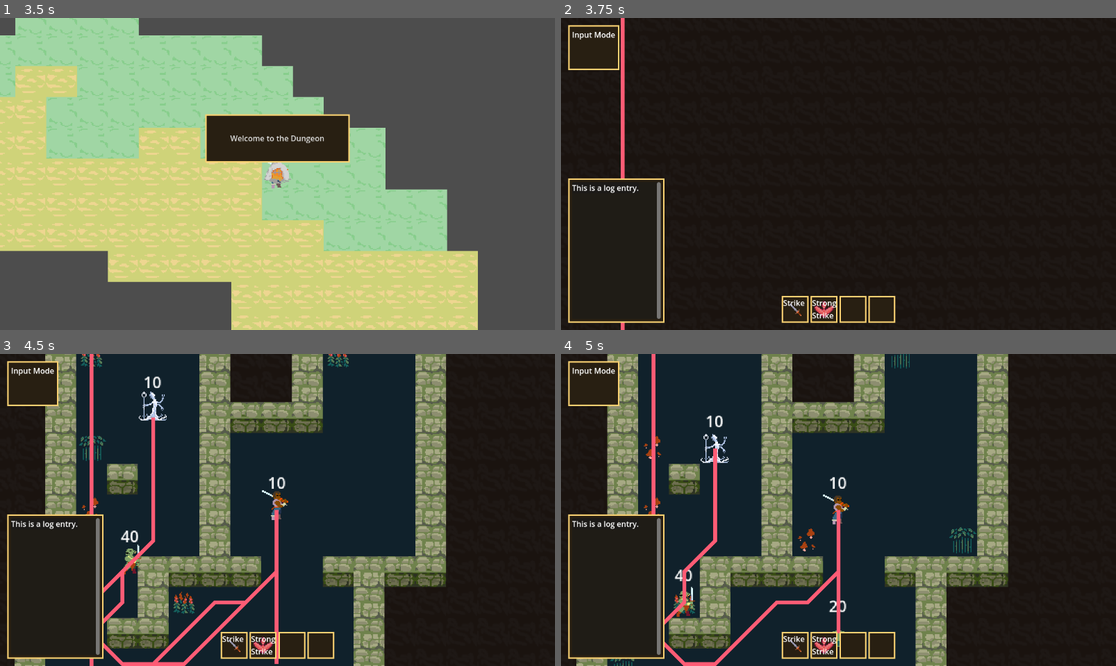
Above: before the commit, frames 1-4 (two rows, left to right).
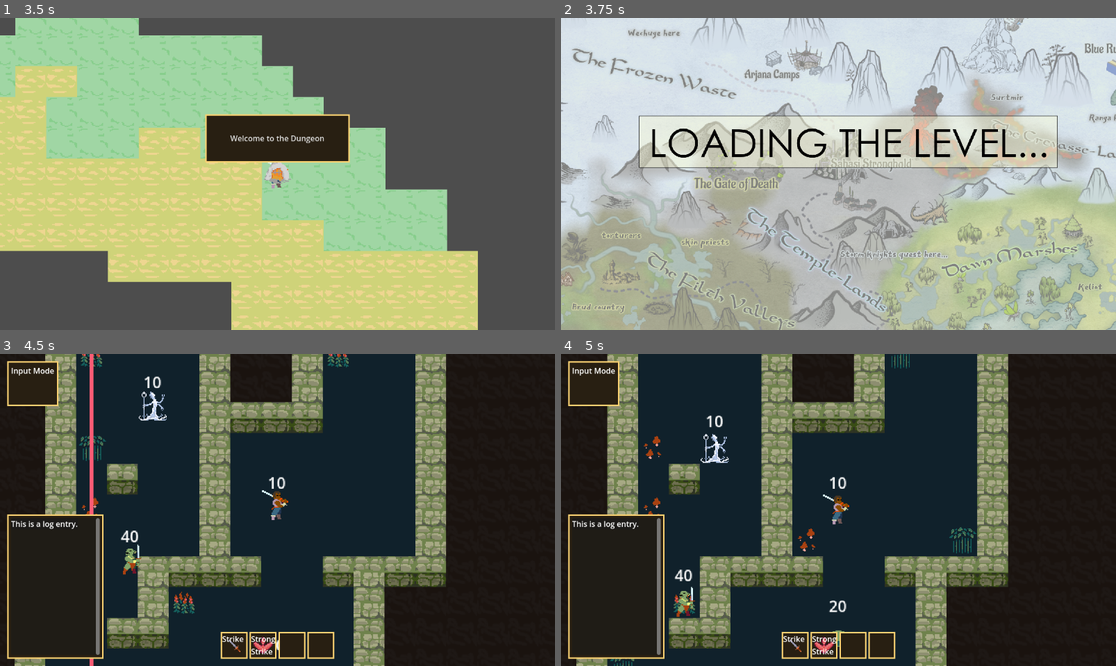
Above: after the commit, the same moments.

Repository: OttoElomaa/godot-4-roguelike-knights
Game: Godot game, scene res://Scenes/game_main.tscn
Two runs of this game, one before a commit and one after it. Both use one fixed random seed, a clock stepped at 60 frames per second and the inputs below.
Inputs:
- Up to frame 1 (3.5 s): tap Enter at 0.5, 2 s; hold Right (ui_right) 0.53-1.28 s; tap 1 (1) at 0.6 s; tap 2 (2) at 0.8, 1.35 s; tap Space at 1.25, 2.75 s; hold Down (ui_down) 1.28-2.03 s; tap L (L) at 1.55, 2.1 s; hold Right (ui_right) 2.03-2.78 s; tap O (O) at 2.3, 2.85 s; hold Up (ui_up) from 2.78 s (still down); tap P (P) at 3.05 s
- Up to frame 2 (3.75 s): release Up (ui_up) at 3.5 s; click "Welcome to the Dungeon" at 3.5 s
- Up to frame 3 (4.5 s): tap Enter at 4.25 s; hold Left (ui_left) from 4.28 s (still down); tap P (P) at 4.35 s
- Up to frame 4 (5 s): keep holding Left (ui_left); tap U (u) at 4.55 s

Frame 1 is identical in both runs. In frame 2, 100% of the frame differs, in the area x 0-100%, y 0-100%; in frame 3, 1.7%; in frame 4, 1.7%.
Error in both runs: Invalid access to property or key 'isEnemy' on a base object of type 'Nil'. (res://Scripts/Skills/SkillTargeting.gd:54)

Commit message:
Added armor for damage reduction. Added loading screen with input turned off. Enemies far from player don't move

Diff:
--- a/Scenes/Autoloads/states.gd
+++ b/Scenes/Autoloads/states.gd
@@ -2,11 +2,19 @@
 
 
 enum InputStates {
-	EXPLORE, LOOK,
+	NONE, EXPLORE, LOOK,
 }
 
 var GameState: InputStates = InputStates.EXPLORE
 
+
+
+func inputModeOff():
+	GameState = InputStates.NONE
+
+
+func inputModeExplore():
+	GameState = InputStates.EXPLORE
 
 
 func handleLook() -> bool:
--- a/Scenes/Creatures/Creature.tscn
+++ b/Scenes/Creatures/Creature.tscn
@@ -53,6 +53,7 @@
 
 [node name="Stats" type="Node" parent="."]
 script = ExtResource("6_x3hfw")
+armor = 10
 block = 20
 
 [node name="Skills" type="Node" parent="."]
--- a/Scenes/UI/ui.tscn
+++ b/Scenes/UI/ui.tscn
@@ -1,9 +1,10 @@
-[gd_scene load_steps=5 format=3 uid="uid://cwakr1joaem2j"]
+[gd_scene load_steps=6 format=3 uid="uid://cwakr1joaem2j"]
 
 [ext_resource type="Script" path="res://Scripts/WorldScripts/dungeon_ui.gd" id="1_wy0uv"]
 [ext_resource type="StyleBox" uid="uid://jqa8dgagawo1" path="res://Resources/SkillBarBoxStyle.tres" id="2_0cgky"]
 [ext_resource type="PackedScene" uid="uid://dkaqqpg8dxhsq" path="res://Scenes/UI/skill_bar_box.tscn" id="3_j24mf"]
 [ext_resource type="PackedScene" uid="uid://bbx4lxn5g5ryb" path="res://Scenes/UI/basic_log.tscn" id="4_e6hou"]
+[ext_resource type="Texture2D" uid="uid://dgf0gnmb68l05" path="res://Sprites/loading-screen-temp.png" id="5_farj6"]
 
 [node name="UI" type="CanvasLayer"]
 script = ExtResource("1_wy0uv")
@@ -98,3 +99,14 @@
 
 [node name="CombatLog" parent="Margin2/LogPanel/MarginContainer" instance=ExtResource("4_e6hou")]
 layout_mode = 2
+
+[node name="LoadingImage" type="TextureRect" parent="."]
+anchors_preset = 15
+anchor_right = 1.0
+anchor_bottom = 1.0
+grow_horizontal = 2
+grow_vertical = 2
+size_flags_horizontal = 2
+size_flags_vertical = 3
+texture = ExtResource("5_farj6")
+expand_mode = 1
--- a/Scripts/PlayerAndCreatures/CreatureStatsComponent.gd
+++ b/Scripts/PlayerAndCreatures/CreatureStatsComponent.gd
@@ -2,6 +2,7 @@
 
 
 
+@export var armor := 0
 @export var guard := 0
 @export var crit := 0
 @export var evade := 0
@@ -24,9 +25,10 @@
 
 	if tryBlock():
 		var blockString : String =  "%s blocks %d damage without taking any!" % [creature.creatureName, damage]
-		ui.addMessage(blockString, Color.WHITE)
+		ui.addMessage(blockString, Color.LIGHT_GRAY)
 	else:
-		creature.takeDamage(damage)
+		var reduced = reduceDamageByArmor(damage)
+		creature.takeDamage(reduced)
 
 
 
@@ -36,3 +38,12 @@
 	if rand < block:
 		return true
 	return false
+
+
+
+func reduceDamageByArmor(damage:int) -> int:
+
+	var multiplier = float(100 - armor) / 100
+	var reducedDamage:int = ceil(damage * multiplier)
+	print("damage:%d, multiplier:%d, reduced:%d" % [damage,multiplier,reducedDamage])
+	return reducedDamage
--- a/Scripts/PlayerAndCreatures/creatureMovementComp.gd
+++ b/Scripts/PlayerAndCreatures/creatureMovementComp.gd
@@ -64,7 +64,7 @@
 #### MOVEMENT DONE, RESOLVE ITS RESULT
 func resolveCompletedMovement():
 
-	print("movement goal reached")
+	#print("movement goal reached")
 	print(creature.gridPosition)
 	isMoving = false
 	t = 0.0
--- a/Scripts/WorldScripts/dungeon_ui.gd
+++ b/Scripts/WorldScripts/dungeon_ui.gd
@@ -69,3 +69,7 @@
 func addMessage(text:String, color:Color) -> void:
 
 	combatLog.addMessage(text, color)
+
+
+func closeLoadingScreen():
+	$LoadingImage.queue_free()
--- a/Scripts/WorldScripts/world.gd
+++ b/Scripts/WorldScripts/world.gd
@@ -47,6 +47,7 @@
 
 	self.game = game
 
+	States.inputModeOff()
 	var pointlessReturn = null
 
 	#var roomScenes:Dictionary = $RoomGeneration.generateRooms(self)
@@ -293,5 +294,8 @@
 func _on_bake_finished() -> void:
 
 	await get_tree().process_frame
+	States.inputModeExplore()
+	ui.closeLoadingScreen()
+
 	if not turnOffLineOfSight:
 		lineOfSightStuff()
--- a/Scripts/creature.gd
+++ b/Scripts/creature.gd
@@ -52,7 +52,7 @@
 func _process(delta: float) -> void:
 
 	if Input.is_action_just_pressed("P"):
-		pathStuff()
+		creatureMove()
 
 
 func _physics_process(delta: float) -> void:
@@ -68,17 +68,23 @@
 			t = 0.0
 
 
-func pathStuff():
+func creatureMove():
+
+	var movementTarget = world.player
+
+	#### ENEMIES VERY FAR FROM PLAYER WILL NOT CHASE PLAYER
+	if world.grid.getGridDistance(self, movementTarget) > 10:
+		return
 
 	#### CREATURE CAN MOVE IN THESE DIRECTIONS
 	var allowedDirs := [Vector2i.UP,Vector2i.DOWN,Vector2i.LEFT, Vector2i.RIGHT]
 	allowedDirs.append_array([ Vector2i(1,1),Vector2i(-1,-1),Vector2i(-1,1),Vector2i(1,-1) ] )
 
 	#### GET A LINE OF THE PATH FROM SELF TO TARGET (PLAYER)
-	var line: Line2D = world.aStar.createPathBetween(self, world.player)
+	var line: Line2D = world.aStar.createPathBetween(self, movementTarget)
 
 	#### DEBUG: SHOW/HIDE LINE
-	#line.hide()
+	line.hide()
 
 	#### IF ADJACENT TO TARGET, DON'T MOVE
 	if line.points.size() < 3:
@@ -113,16 +119,17 @@
 
 func passTurn():
 
-
+	#### TICK COOLDOWNS ETC ON-TURN EFFECTS ON SKILL NODES
 	for skill in getSkills():
 		skill.passTurn()
 
+	#### PLAYER PASSES TURN AFTER TAKING ACTION, SO DO NOTHING NOW
 	if isPlayer:
 		world.passTurn()
 		return
 
 
-
+	#### DON'T DO ANYTHING IF DEAD
 	if $HealthComponent.health <= 0:
 		return
 
@@ -133,7 +140,7 @@
 		return
 
 	#### TRY TO MOVE
-	pathStuff()
+	creatureMove()
 
 
 
@@ -180,6 +187,7 @@
 	$HealthComponent.recoverHealth(amount)
 	#$AnimationComponent.playMeleeHit()
 
+
 func hasFullHealth():
 	var he := $HealthComponent
 	return he.health >= he.maxHealth
@@ -194,11 +202,7 @@
 
 
 func getSkills():
-	#var skillsNode = self.get_node("Skills")
-	var skillsNode = self.get_node("Skills")
-	for c in self.get_children():
-		print(c)
-	return skillsNode.get_children()
+	return get_node("Skills").get_children()
 
 
 func getHealth():
Binary file added: Sprites/loading-screen-temp.png
Not shown, added: Sprites/loading-screen-temp.png.import
Not shown, added: Sprites/path-of-achra-world-07-v2.png.import
Not shown, added: Sprites/path-of-achra-world-07-v2.png
